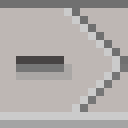
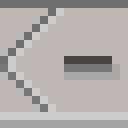
The second 128x128 image is a revision of the first. Changes to its layers:
painted on "minus" over [16, 56, 112, 72]
painted on "minus shadow" over [16, 64, 120, 80]
added layer "Sh - Background button 2" above "Sh - Background button 1" over [8, 8, 64, 112]
renamed "border center copy" to "Sh - Background button 1", painted on it over [0, 8, 128, 112]
